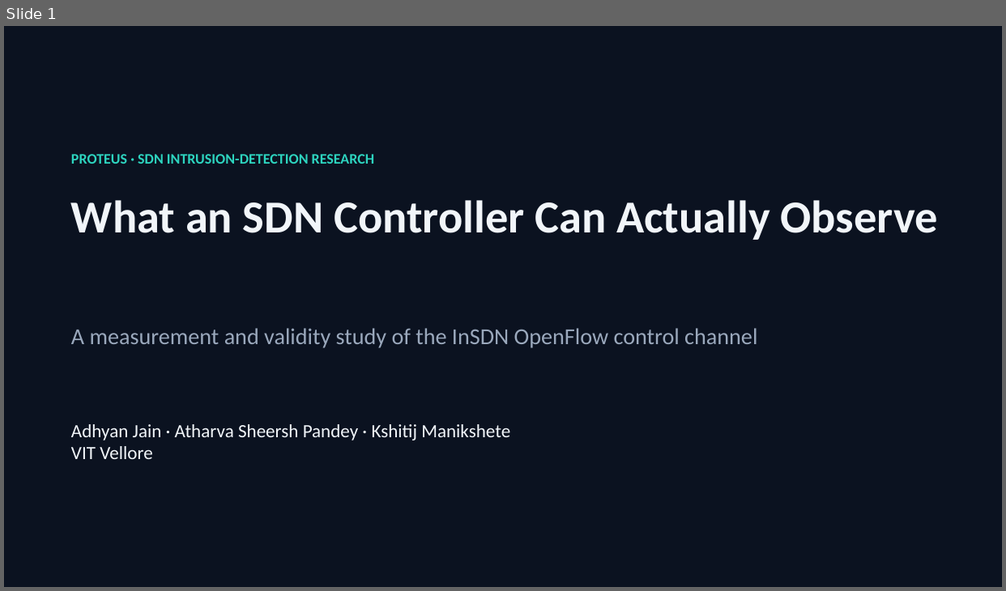
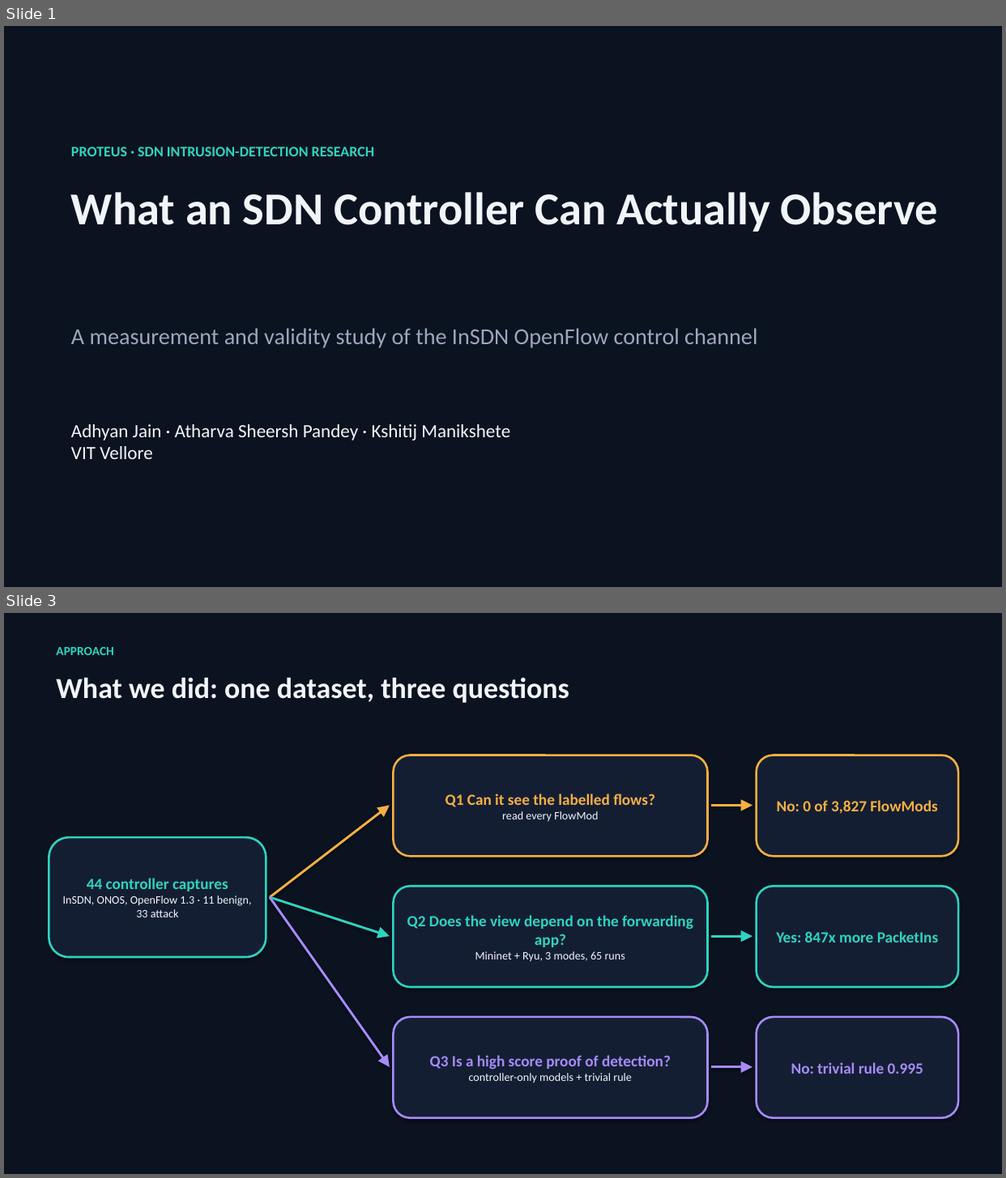
Before and after one commit to adhyan-jain/Proteus, a slide deck: research/insdn_controller/PRESENTATION.pptx. Shown one above the other, each under a label of ours: slide 1 before the commit, slides 1 and 3 after it; the slides between them are not shown. The pictures are 1006x591 and 1006x1178 pixels, drawn with LibreOffice and Linux fonts; fonts in the diff are those of the drawing. Boxes give left, top, right and bottom in pixels: in the first picture for what was removed or moved away, otherwise in the second. Text is boxed around its words. In the diff, an @@ line names an element or a change of style, - is before the commit and + after.

Commit message:
Deck: flowchart-style slides (boxes, arrows, decision diamond, branching)

```diff
--- a/research/insdn_controller/PRESENTATION.pptx
+++ b/research/insdn_controller/PRESENTATION.pptx
@@ slide 3 added at bbox=[4, 613, 1002, 1174], background #0B1220 @@
@@ text added at bbox=[56, 647, 113, 655], 12 pt, text #2DD4BF, bold @@
+APPROACH
@@ text added at bbox=[56, 677, 569, 703], 28 pt, text #F1F5F9, bold @@
+What we did: one dataset, three questions
@@ rounded rectangle added at bbox=[394, 756, 708, 856], fill #141E33, outline #F5B041 2 pt, 15 pt, text #F5B041, bold @@
+Q1 Can it see the labelled flows?
+read every FlowMod
@@ rounded rectangle added at bbox=[756, 756, 958, 856], fill #141E33, outline #F5B041 2 pt, 15 pt, text #F5B041, bold @@
+No: 0 of 3,827 FlowMods
@@ arrow added from (270, 897) to (390, 806), #F5B041 2.25 pt @@
@@ arrow added from (711, 806) to (752, 806), #F5B041 2.25 pt @@
@@ rounded rectangle added at bbox=[49, 837, 266, 957], fill #141E33, outline #2DD4BF 2 pt, 11 pt, text #F1F5F9 @@
+44 controller captures
+InSDN, ONOS, OpenFlow 1.3 · 11 benign, 33 attack
@@ arrow added from (270, 897) to (390, 936), #2DD4BF 2.25 pt @@
@@ arrow added from (270, 897) to (390, 1067), #A78BFA 2.25 pt @@
@@ rounded rectangle added at bbox=[394, 886, 708, 987], fill #141E33, outline #2DD4BF 2 pt, 15 pt, text #2DD4BF, bold @@
+Q2 Does the view depend on the forwarding app?
+Mininet + Ryu, 3 modes, 65 runs
@@ rounded rectangle added at bbox=[756, 886, 958, 987], fill #141E33, outline #2DD4BF 2 pt, 15 pt, text #2DD4BF, bold @@
+Yes: 847x more PacketIns
@@ arrow added from (711, 936) to (752, 936), #2DD4BF 2.25 pt @@
@@ rounded rectangle added at bbox=[394, 1017, 708, 1118], fill #141E33, outline #A78BFA 2 pt, 11 pt, text #F1F5F9 @@
+Q3 Is a high score proof of detection?
+controller-only models + trivial rule
@@ rounded rectangle added at bbox=[756, 1017, 958, 1118], fill #141E33, outline #A78BFA 2 pt, 15 pt, text #A78BFA, bold @@
+No: trivial rule 0.995
@@ arrow added from (711, 1067) to (752, 1067), #A78BFA 2.25 pt @@
@@ slide 1 changed as well @@
@@ text "PROTEUS · SDN INTRUSION-DETECTION RESEARCH": place and size @@
-text "PROTEUS · SDN INTRUSION-DETECTION RESEARCH" at bbox=[71, 154, 375, 164]
+text "PROTEUS · SDN INTRUSION-DETECTION RESEARCH" at bbox=[71, 147, 375, 156]
@@ text "What an SDN Controller Can ...": place and size @@
-text "What an SDN Controller Can ..." at bbox=[71, 200, 938, 240]
+text "What an SDN Controller Can ..." at bbox=[71, 192, 938, 232]
```
Also in this commit, not shown: 9 other slides changed, 1 slide removed, 1 other file.
